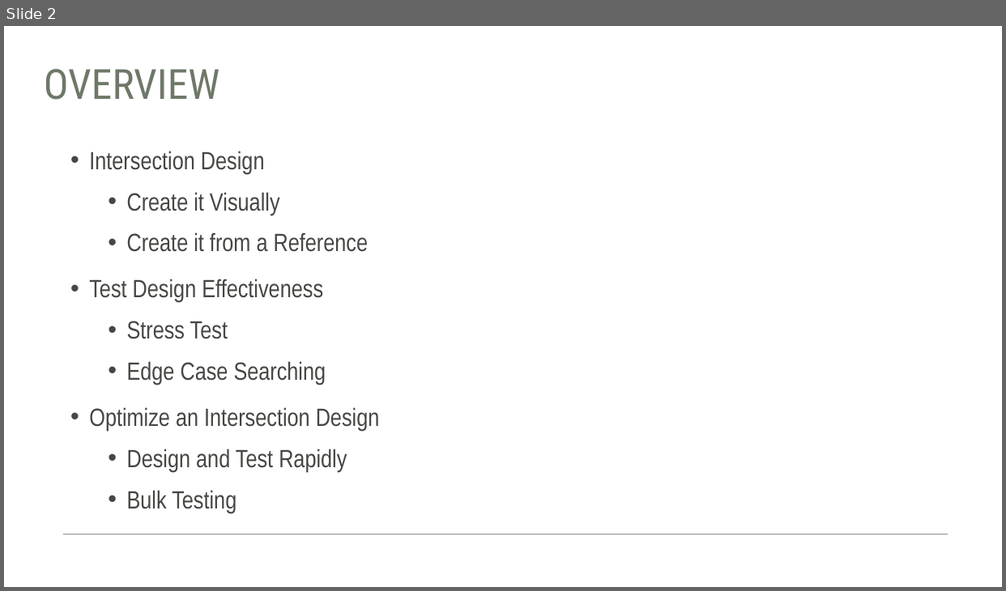
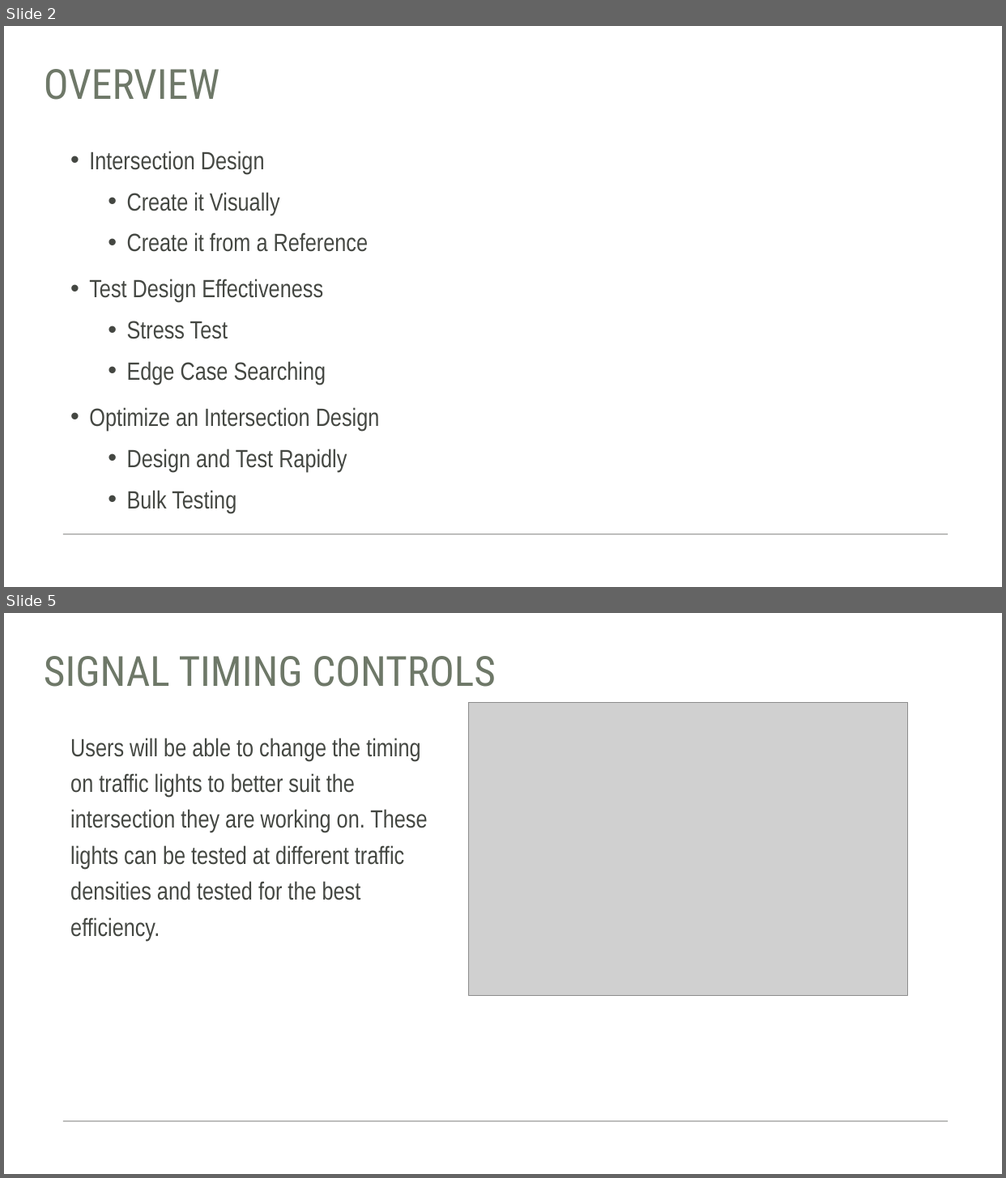
Before and after one commit to Team-Gala-JP/Team-Gala-JP, a slide deck: Traffic Sim.pptx. Shown one above the other, each under a label of ours: slide 2 before the commit, slides 2 and 5 after it; the slides between them are not shown. The pictures are 1006x591 and 1006x1178 pixels, drawn with LibreOffice and Linux fonts; fonts in the diff are those of the drawing; grey boxes stand for pictures. Boxes give left, top, right and bottom in pixels: in the first picture for what was removed or moved away, otherwise in the second. Text is boxed around its words. In the diff, an @@ line names an element or a change of style, - is before the commit and + after.

```diff
--- a/Traffic Sim.pptx
+++ b/Traffic Sim.pptx
@@ slide 5 added at bbox=[4, 613, 1002, 1174], background #FFFFFF; not listed: 1 template element that a slide beside it also shows @@
@@ title added at bbox=[44, 656, 496, 687], 40 pt, text #6E7868 @@
+SIGNAL TIMING CONTROLS
@@ picture added at bbox=[468, 702, 908, 995] @@
@@ text added at bbox=[70, 738, 427, 941], 24 pt, text #444742 @@
+Users will be able to change the timing on traffic lights to better suit the intersection they are working on. These lights can be tested at different traffic densities and tested for the best efficiency.
```
Also in this commit, not shown: 4 other slides added.
